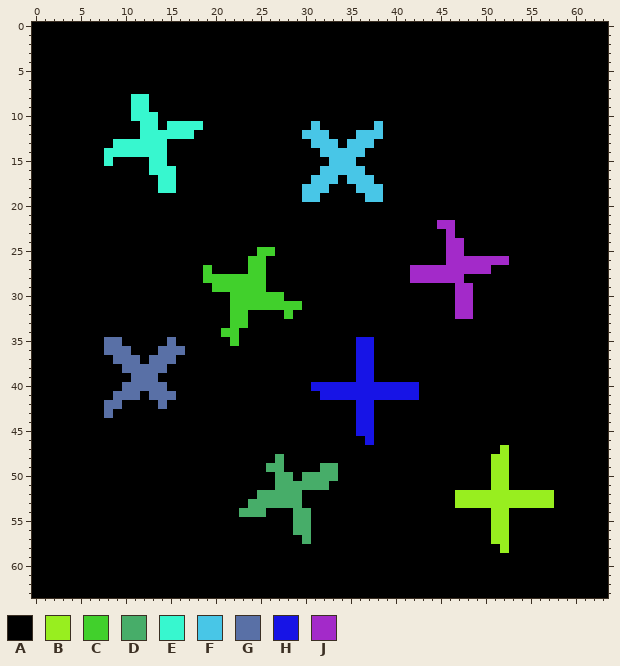
One commit to this pixel-art sprite: garibaldi/opencv-rust/components.png. Above is the file before it was changed.
The file is 64x64 pixels.
Palette (. is transparent): A #000000  B #98ee1f  C #41d02c  D #47ad69  E #37f7cf  F #48c6e7  G #5970a6  H #1714e6  J #a32ac9
Pixels before, first column x 0:
 0 AAAAAAAAAAAAAAAAAAAAAAAAAAAAAAAAAAAAAAAAAAAAAAAAAAAAAAAAAAAAAAAA
 1 AAAAAAAAAAAAAAAAAAAAAAAAAAAAAAAAAAAAAAAAAAAAAAAAAAAAAAAAAAAAAAAA
 2 AAAAAAAAAAAAAAAAAAAAAAAAAAAAAAAAAAAAAAAAAAAAAAAAAAAAAAAAAAAAAAAA
 3 AAAAAAAAAAAAAAAAAAAAAAAAAAAAAAAAAAAAAAAAAAAAAAAAAAAAAAAAAAAAAAAA
 4 AAAAAAAAAAAAAAAAAAAAAAAAAAAAAAAAAAAAAAAAAAAAAAAAAAAAAAAAAAAAAAAA
 5 AAAAAAAAAAAAAAAAAAAAAAAAAAAAAAAAAAAAAAAAAAAAAAAAAAAAAAAAAAAAAAAA
 6 AAAAAAAAAAAAAAAAAAAAAAAAAAAAAAAAAAAAAAAAAAAAAAAAAAAAAAAAAAAAAAAA
 7 AAAAAAAAAAAAAAAAAAAAAAAAAAAAAAAAAAAAAAAAAAAAAAAAAAAAAAAAAAAAAAAA
 8 AAAAAAAAAAAEEAAAAAAAAAAAAAAAAAAAAAAAAAAAAAAAAAAAAAAAAAAAAAAAAAAA
 9 AAAAAAAAAAAEEAAAAAAAAAAAAAAAAAAAAAAAAAAAAAAAAAAAAAAAAAAAAAAAAAAA
10 AAAAAAAAAAAEEEAAAAAAAAAAAAAAAAAAAAAAAAAAAAAAAAAAAAAAAAAAAAAAAAAA
11 AAAAAAAAAAAAEEAEEEEAAAAAAAAAAAAFAAAAAAFAAAAAAAAAAAAAAAAAAAAAAAAA
12 AAAAAAAAAAAAEEEEEEAAAAAAAAAAAAFFFAAAFFFAAAAAAAAAAAAAAAAAAAAAAAAA
13 AAAAAAAAAEEEEEEAAAAAAAAAAAAAAAAFFFAFFFAAAAAAAAAAAAAAAAAAAAAAAAAA
14 AAAAAAAAEEEEEEEAAAAAAAAAAAAAAAAAFFFFFAAAAAAAAAAAAAAAAAAAAAAAAAAA
15 AAAAAAAAEAAAAEEAAAAAAAAAAAAAAAAAAFFFAAAAAAAAAAAAAAAAAAAAAAAAAAAA
16 AAAAAAAAAAAAAEEEAAAAAAAAAAAAAAAAFFFFFAAAAAAAAAAAAAAAAAAAAAAAAAAA
17 AAAAAAAAAAAAAAEEAAAAAAAAAAAAAAAFFFAFFFAAAAAAAAAAAAAAAAAAAAAAAAAA
18 AAAAAAAAAAAAAAEEAAAAAAAAAAAAAAFFFAAAFFFAAAAAAAAAAAAAAAAAAAAAAAAA
19 AAAAAAAAAAAAAAAAAAAAAAAAAAAAAAFFAAAAAFFAAAAAAAAAAAAAAAAAAAAAAAAA
20 AAAAAAAAAAAAAAAAAAAAAAAAAAAAAAAAAAAAAAAAAAAAAAAAAAAAAAAAAAAAAAAA
21 AAAAAAAAAAAAAAAAAAAAAAAAAAAAAAAAAAAAAAAAAAAAAAAAAAAAAAAAAAAAAAAA
22 AAAAAAAAAAAAAAAAAAAAAAAAAAAAAAAAAAAAAAAAAAAAAJJAAAAAAAAAAAAAAAAA
23 AAAAAAAAAAAAAAAAAAAAAAAAAAAAAAAAAAAAAAAAAAAAAAJAAAAAAAAAAAAAAAAA
24 AAAAAAAAAAAAAAAAAAAAAAAAAAAAAAAAAAAAAAAAAAAAAAJJAAAAAAAAAAAAAAAA
25 AAAAAAAAAAAAAAAAAAAAAAAAACCAAAAAAAAAAAAAAAAAAAJJAAAAAAAAAAAAAAAA
26 AAAAAAAAAAAAAAAAAAAAAAAACCAAAAAAAAAAAAAAAAAAAAJJJJJJJAAAAAAAAAAA
27 AAAAAAAAAAAAAAAAAAACAAAACCAAAAAAAAAAAAAAAAJJJJJJJJJAAAAAAAAAAAAA
28 AAAAAAAAAAAAAAAAAAACCCCCCCAAAAAAAAAAAAAAAAJJJJJJAAAAAAAAAAAAAAAA
29 AAAAAAAAAAAAAAAAAAAACCCCCCAAAAAAAAAAAAAAAAAAAAAJJAAAAAAAAAAAAAAA
30 AAAAAAAAAAAAAAAAAAAAAACCCCCCAAAAAAAAAAAAAAAAAAAJJAAAAAAAAAAAAAAA
31 AAAAAAAAAAAAAAAAAAAAAACCCCCCCCAAAAAAAAAAAAAAAAAJJAAAAAAAAAAAAAAA
32 AAAAAAAAAAAAAAAAAAAAAACCAAAACAAAAAAAAAAAAAAAAAAJJAAAAAAAAAAAAAAA
33 AAAAAAAAAAAAAAAAAAAAAACCAAAAAAAAAAAAAAAAAAAAAAAAAAAAAAAAAAAAAAAA
34 AAAAAAAAAAAAAAAAAAAAACCAAAAAAAAAAAAAAAAAAAAAAAAAAAAAAAAAAAAAAAAA
35 AAAAAAAAGGAAAAAGAAAAAACAAAAAAAAAAAAAHHAAAAAAAAAAAAAAAAAAAAAAAAAA
36 AAAAAAAAGGGAAAGGGAAAAAAAAAAAAAAAAAAAHHAAAAAAAAAAAAAAAAAAAAAAAAAA
37 AAAAAAAAAGGGAGGGAAAAAAAAAAAAAAAAAAAAHHAAAAAAAAAAAAAAAAAAAAAAAAAA
38 AAAAAAAAAAGGGGGAAAAAAAAAAAAAAAAAAAAAHHAAAAAAAAAAAAAAAAAAAAAAAAAA
39 AAAAAAAAAAAGGGAAAAAAAAAAAAAAAAAAAAAAHHAAAAAAAAAAAAAAAAAAAAAAAAAA
40 AAAAAAAAAAGGGGGAAAAAAAAAAAAAAAAHHHHHHHHHHHHAAAAAAAAAAAAAAAAAAAAA
41 AAAAAAAAAGGGAGGGAAAAAAAAAAAAAAAAHHHHHHHHHHHAAAAAAAAAAAAAAAAAAAAA
42 AAAAAAAAGGAAAAGAAAAAAAAAAAAAAAAAAAAAHHAAAAAAAAAAAAAAAAAAAAAAAAAA
43 AAAAAAAAGAAAAAAAAAAAAAAAAAAAAAAAAAAAHHAAAAAAAAAAAAAAAAAAAAAAAAAA
44 AAAAAAAAAAAAAAAAAAAAAAAAAAAAAAAAAAAAHHAAAAAAAAAAAAAAAAAAAAAAAAAA
45 AAAAAAAAAAAAAAAAAAAAAAAAAAAAAAAAAAAAHHAAAAAAAAAAAAAAAAAAAAAAAAAA
46 AAAAAAAAAAAAAAAAAAAAAAAAAAAAAAAAAAAAAHAAAAAAAAAAAAAAAAAAAAAAAAAA
47 AAAAAAAAAAAAAAAAAAAAAAAAAAAAAAAAAAAAAAAAAAAAAAAAAAAABAAAAAAAAAAA
48 AAAAAAAAAAAAAAAAAAAAAAAAAAADAAAAAAAAAAAAAAAAAAAAAAABBAAAAAAAAAAA
49 AAAAAAAAAAAAAAAAAAAAAAAAAADDAAAADDAAAAAAAAAAAAAAAAABBAAAAAAAAAAA
50 AAAAAAAAAAAAAAAAAAAAAAAAAAADDADDDDAAAAAAAAAAAAAAAAABBAAAAAAAAAAA
51 AAAAAAAAAAAAAAAAAAAAAAAAAAADDDDDDAAAAAAAAAAAAAAAAAABBAAAAAAAAAAA
52 AAAAAAAAAAAAAAAAAAAAAAAAADDDDDAAAAAAAAAAAAAAAAABBBBBBBBBBBAAAAAA
53 AAAAAAAAAAAAAAAAAAAAAAAADDDDDDAAAAAAAAAAAAAAAAABBBBBBBBBBBAAAAAA
54 AAAAAAAAAAAAAAAAAAAAAAADDDAAADDAAAAAAAAAAAAAAAAAAAABBAAAAAAAAAAA
55 AAAAAAAAAAAAAAAAAAAAAAAAAAAAADDAAAAAAAAAAAAAAAAAAAABBAAAAAAAAAAA
56 AAAAAAAAAAAAAAAAAAAAAAAAAAAAADDAAAAAAAAAAAAAAAAAAAABBAAAAAAAAAAA
57 AAAAAAAAAAAAAAAAAAAAAAAAAAAAAADAAAAAAAAAAAAAAAAAAAABBAAAAAAAAAAA
58 AAAAAAAAAAAAAAAAAAAAAAAAAAAAAAAAAAAAAAAAAAAAAAAAAAAABAAAAAAAAAAA
59 AAAAAAAAAAAAAAAAAAAAAAAAAAAAAAAAAAAAAAAAAAAAAAAAAAAAAAAAAAAAAAAA
60 AAAAAAAAAAAAAAAAAAAAAAAAAAAAAAAAAAAAAAAAAAAAAAAAAAAAAAAAAAAAAAAA
61 AAAAAAAAAAAAAAAAAAAAAAAAAAAAAAAAAAAAAAAAAAAAAAAAAAAAAAAAAAAAAAAA
62 AAAAAAAAAAAAAAAAAAAAAAAAAAAAAAAAAAAAAAAAAAAAAAAAAAAAAAAAAAAAAAAA
63 AAAAAAAAAAAAAAAAAAAAAAAAAAAAAAAAAAAAAAAAAAAAAAAAAAAAAAAAAAAAAAAA
New version:
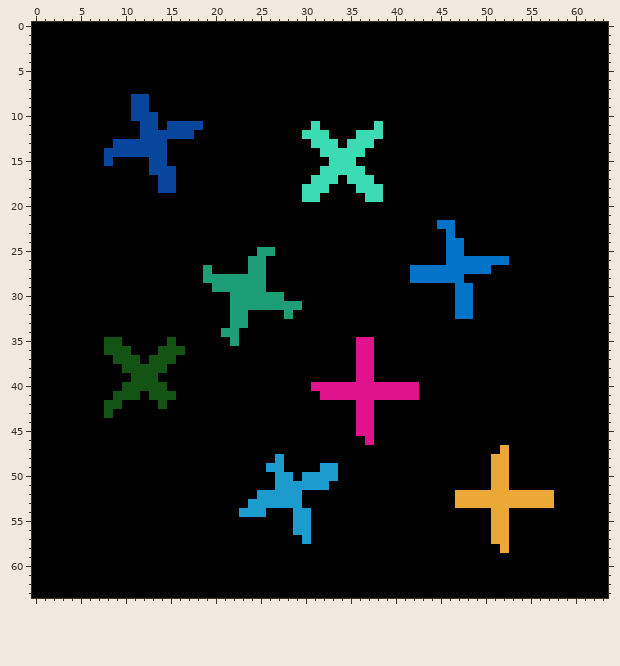
Changes in this commit:
colour B: #98ee1f -> #eca837
colour C: #41d02c -> #1e9e76
colour D: #47ad69 -> #1c9cce
colour E: #37f7cf -> #08469e
colour F: #48c6e7 -> #3bdcb3
colour G: #5970a6 -> #135414
colour H: #1714e6 -> #e0138d
colour J: #a32ac9 -> #0173c7
Boxes around the changes in both pictures, in picture pixels (x1, y1, x2, y2):
changed: (104, 94, 203, 193)
changed: (302, 121, 383, 202)
changed: (203, 220, 554, 553)
changed: (104, 337, 185, 418)
